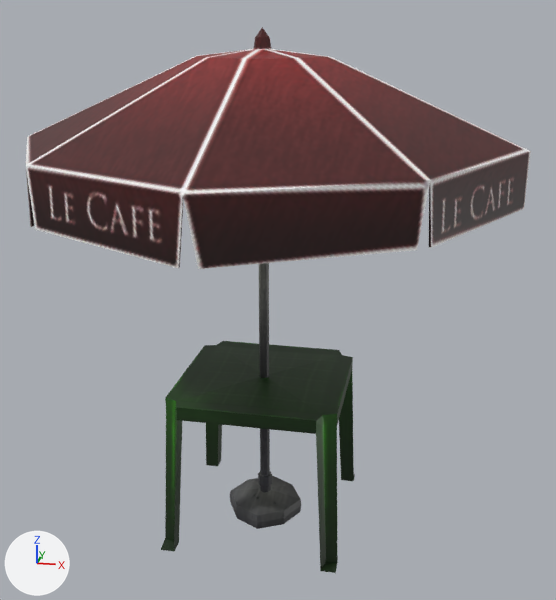
Renders of the Blender file models/gilman/cafe_table_001/cafe_table_001.blend from each side of a commit.
Camera for both pictures: a 50 mm camera at (0.88, -3.96, 2.81) aimed at (0.08, 0.0, 1.37). Every picture has the same lights, and +X, +Y and +Z are marked at lower left.

In view in the first picture: 'cafe_table'.
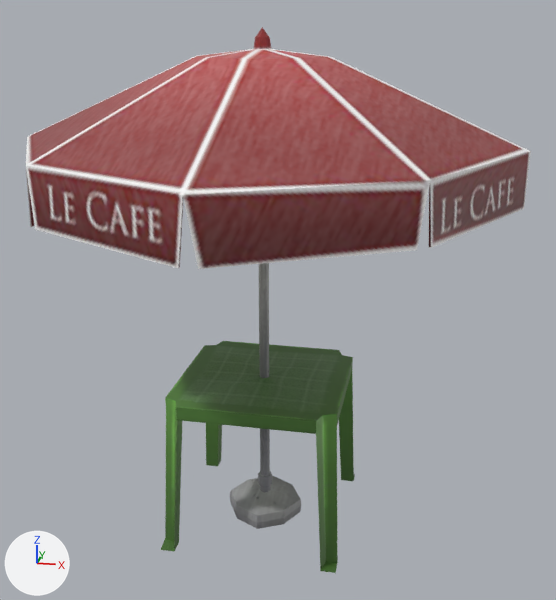
Pixel boxes [x1, y1, x2, y2] of what changed, in the pictures (556 x 600 px):
'cafe_table', surface changed
    both: [26, 27, 531, 573]

The change in detail:
Picture 'cafe_table_001_tx512.png' (img_cafe_table_001_tx512_png) is now built by load_image('cafe_table_001_tx512.png', 'cafe_table_001_tx512.png', 512, 512, 'Non-Color') instead of load_image('cafe_table_001_tx512.png', 'cafe_table_001_tx512.png', 512, 512, 'sRGB').
